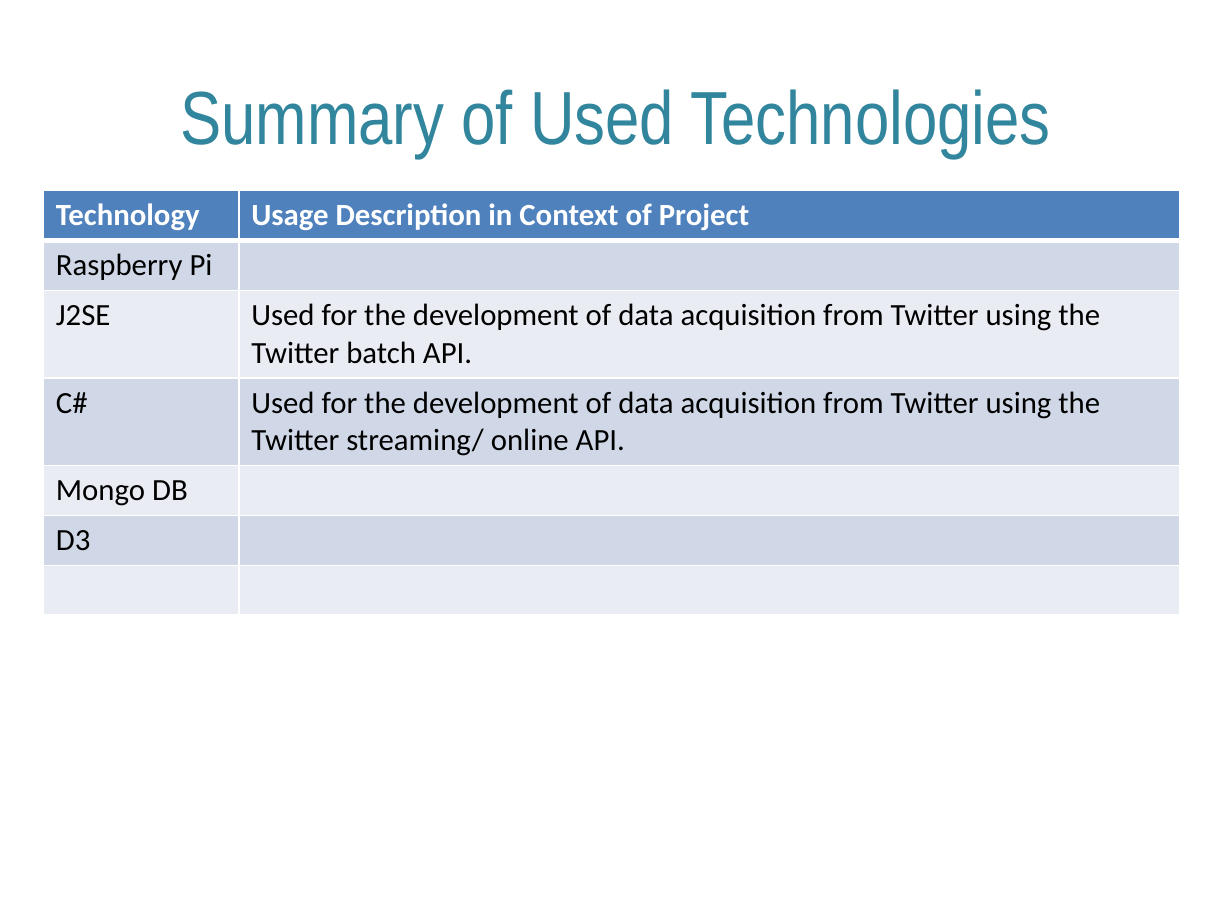
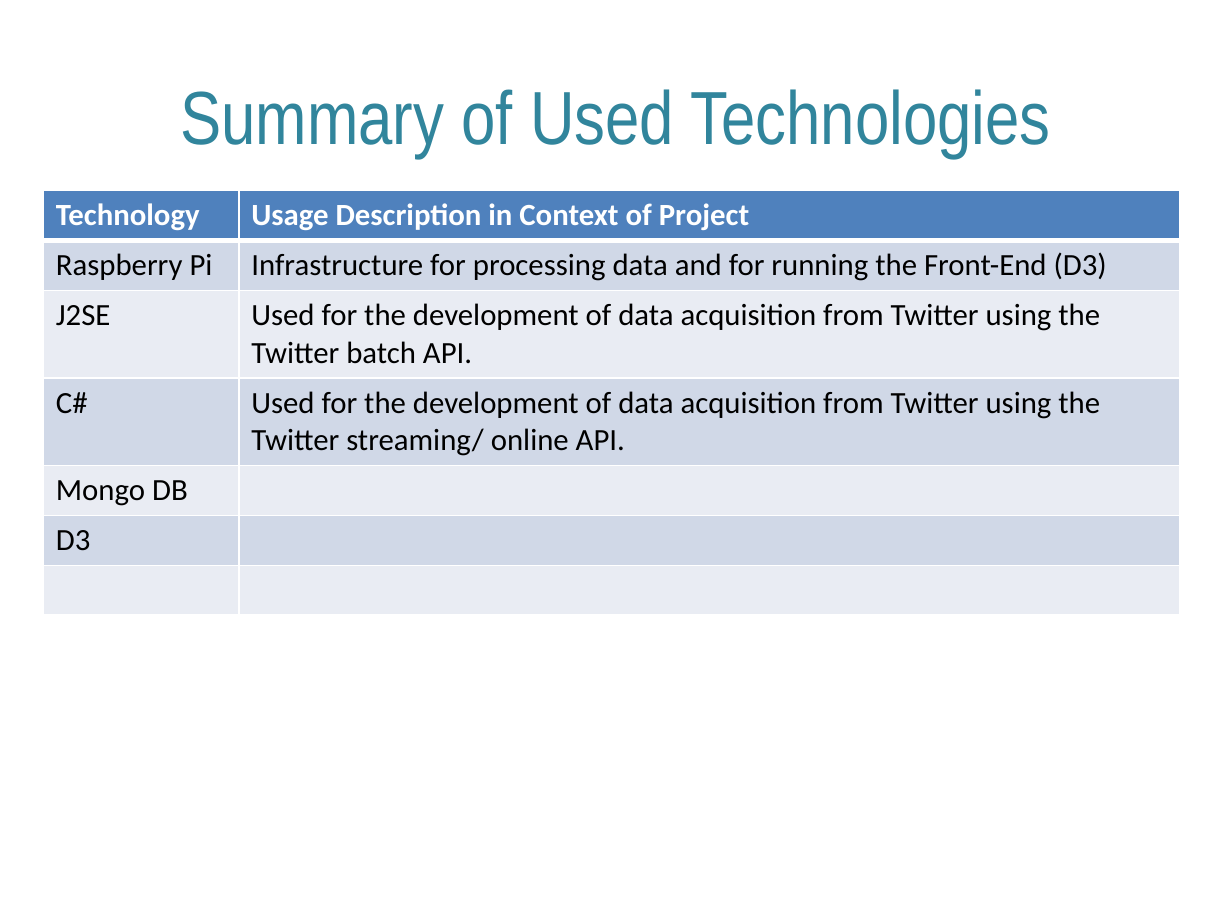
Before and after one commit to garethstephenson/ELEN7046_Group2_2016, a slide deck: slide 18 of documentation/ELEN7046 Group 2 - Group Presention.pptx. Drawn at 1232x924 pixels with LibreOffice and Linux fonts; fonts in the diff are those of the drawing; background and template pictures are left out. Boxes give left, top, right and bottom in pixels: in the first picture for what was removed or moved away, otherwise in the second. Text is boxed around its words. In the diff, an @@ line names an element or a change of style, - is before the commit and + after.

```diff
--- a/documentation/ELEN7046 Group 2 - Group Presention.pptx
+++ b/documentation/ELEN7046 Group 2 - Group Presention.pptx
@@ table at (43,191,1180,614) @@
-row 2, column 2: 
+row 2, column 2: Infrastructure for processing data and for running the Front-End (D3)
```
Also in this commit, not shown: 6 other slides changed, 1 slide added, 1 slide removed, 6 other files.
